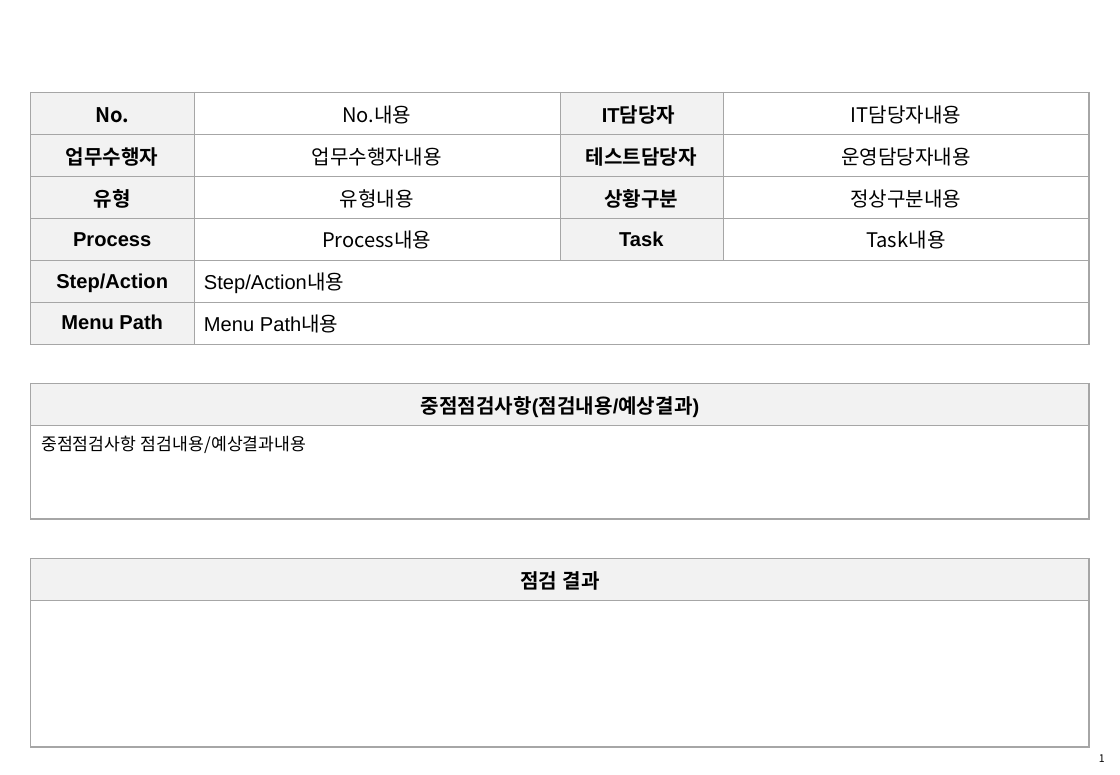
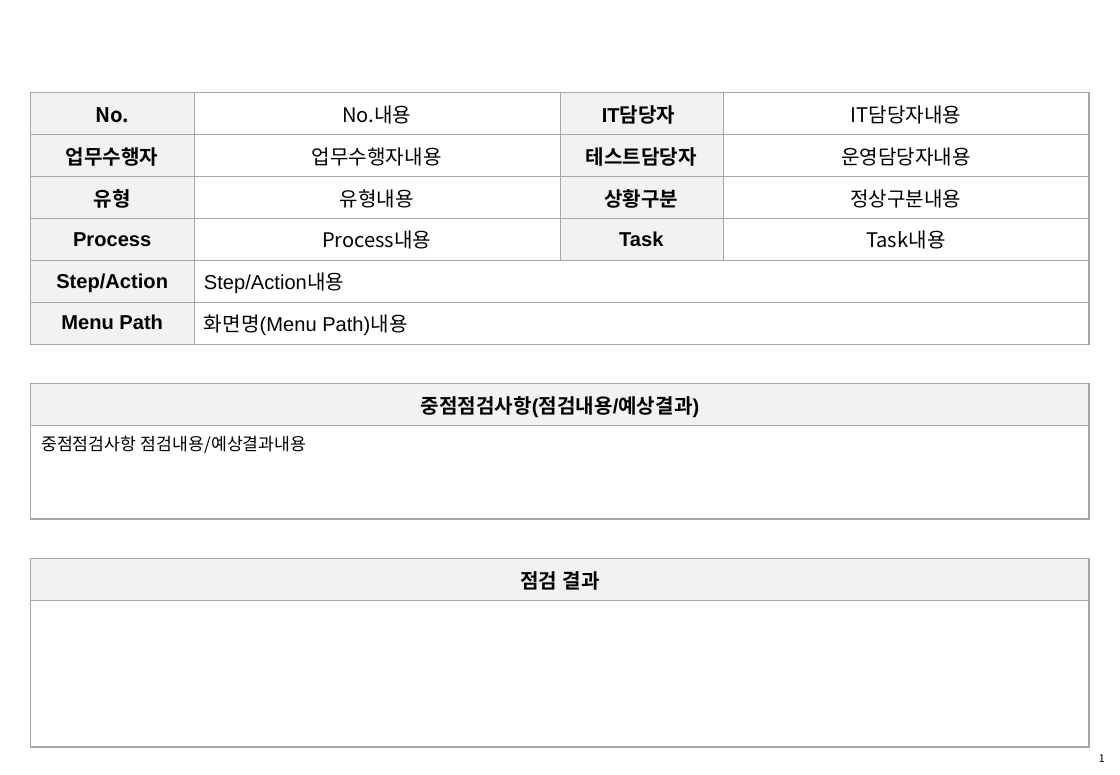
Before and after one commit to hrdkdh/python, a slide deck: slide 2 of makePPT/master.pptx. Drawn at 1120x775 pixels with LibreOffice and Linux fonts; fonts in the diff are those of the drawing; background and template pictures are left out. Boxes give left, top, right and bottom in pixels: in the first picture for what was removed or moved away, otherwise in the second. Text is boxed around its words. In the diff, an @@ line names an element or a change of style, - is before the commit and + after.

```diff
--- a/makePPT/master.pptx
+++ b/makePPT/master.pptx
@@ table at (x1=31, y1=92, x2=1088, y2=736) @@
-row 6, column 2: Menu Path내용
+row 6, column 2: 화면명(Menu Path)내용
```
